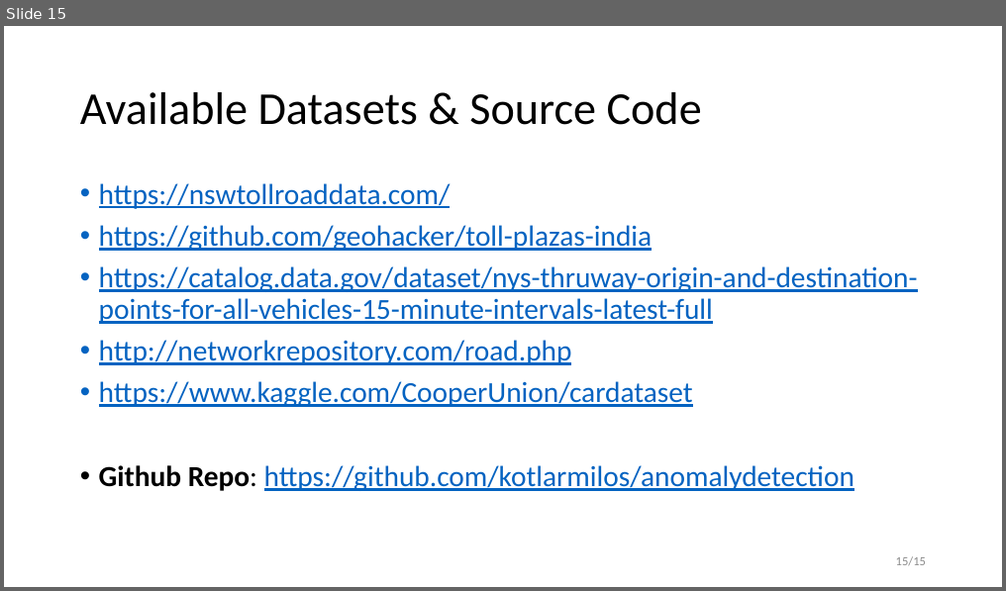
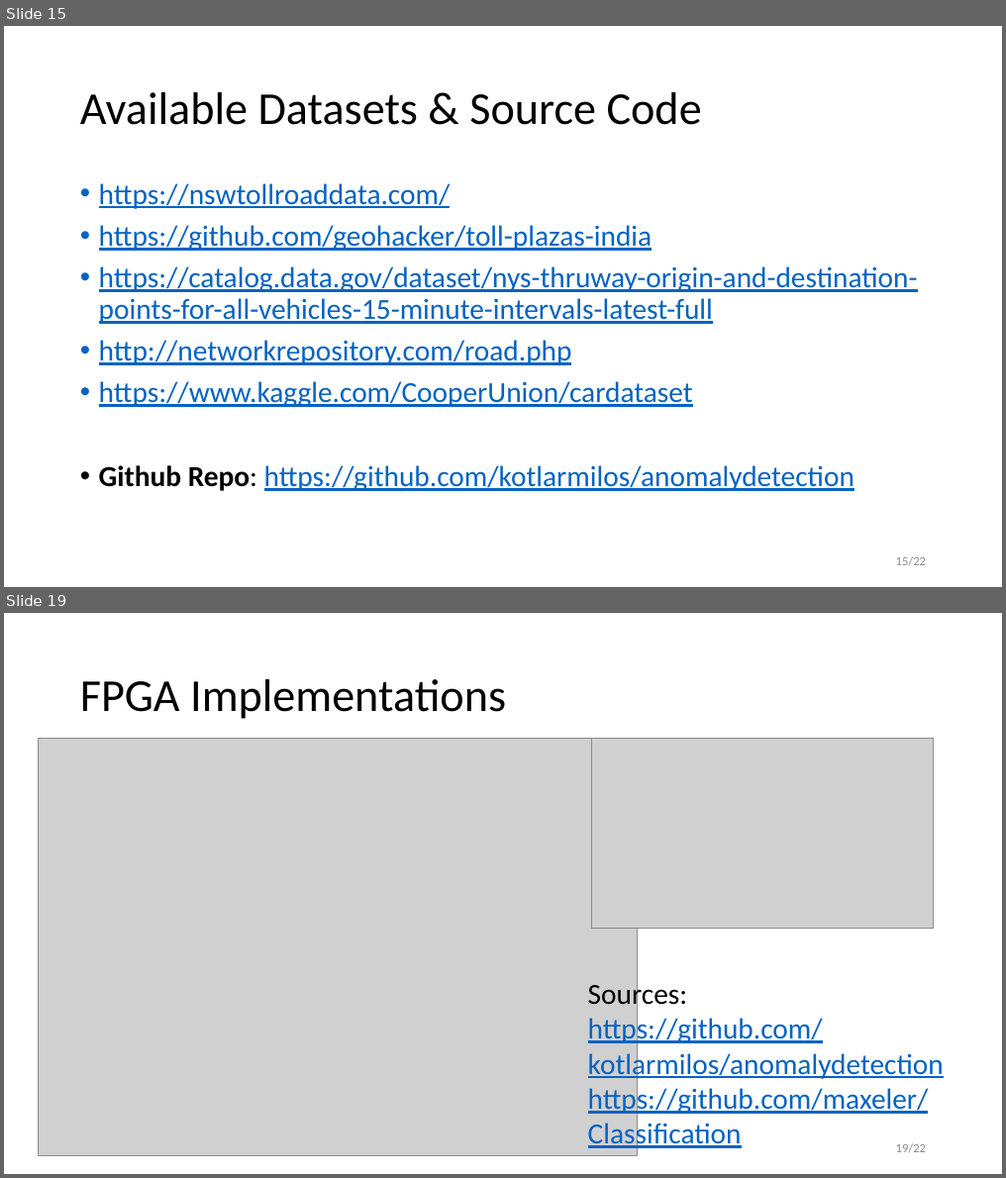
Before and after one commit to tyqh03/anomalydetection, a slide deck: doc/Real-Time Anomaly Detection System for Highway Traffic.pptx. Shown one above the other, each under a label of ours: slide 15 before the commit, slides 15 and 19 after it; the slides between them are not shown. The pictures are 1006x591 and 1006x1178 pixels, drawn with LibreOffice and Linux fonts; fonts in the diff are those of the drawing; grey boxes stand for pictures. Boxes give left, top, right and bottom in pixels: in the first picture for what was removed or moved away, otherwise in the second. Text is boxed around its words. In the diff, an @@ line names an element or a change of style, - is before the commit and + after.

```diff
--- a/doc/Real-Time Anomaly Detection System for Highway Traffic.pptx
+++ b/doc/Real-Time Anomaly Detection System for Highway Traffic.pptx
@@ slide 19 added at <box>4,613,1002,1174</box>, background #FFFFFF @@
@@ title added at <box>80,679,506,719</box>, 44 pt, text #000000 @@
+FPGA Implementations
@@ picture added at <box>38,739,638,1156</box> @@
@@ picture added at <box>592,739,933,929</box> @@
@@ text added at <box>588,979,944,1152</box>, 28 pt, text #0563C1, underline @@
+Sources:
+https://github.com/kotlarmilos/anomalydetection
+https://github.com/maxeler/
+Classification
@@ page number added at <box>896,1144,926,1154</box>, 12 pt, text #8C8C8C @@
+19/22
@@ page number at <box>896,557,926,567</box>: text changed @@
-15/15
+15/22
```
Also in this commit, not shown: 6 other slides added.
